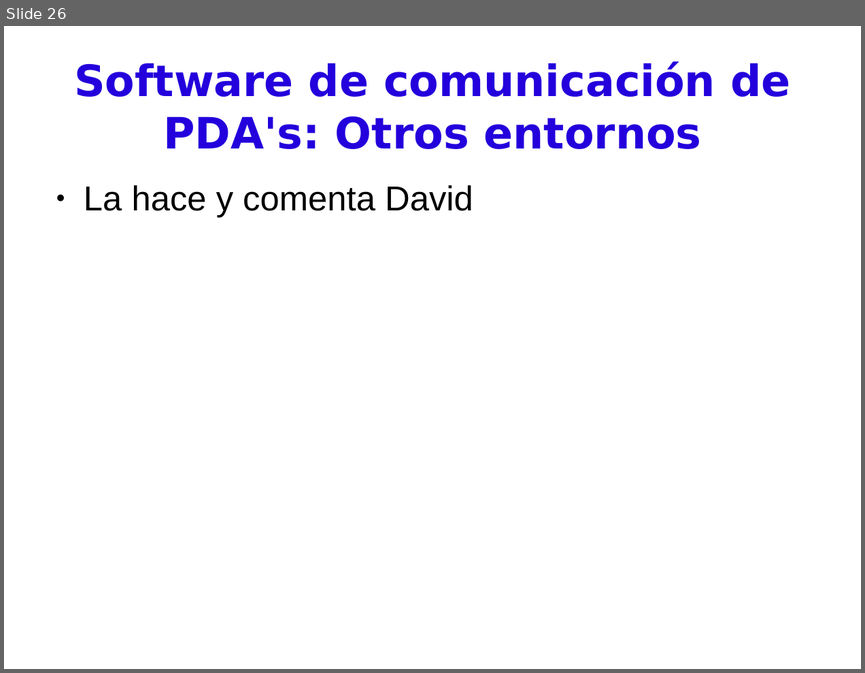
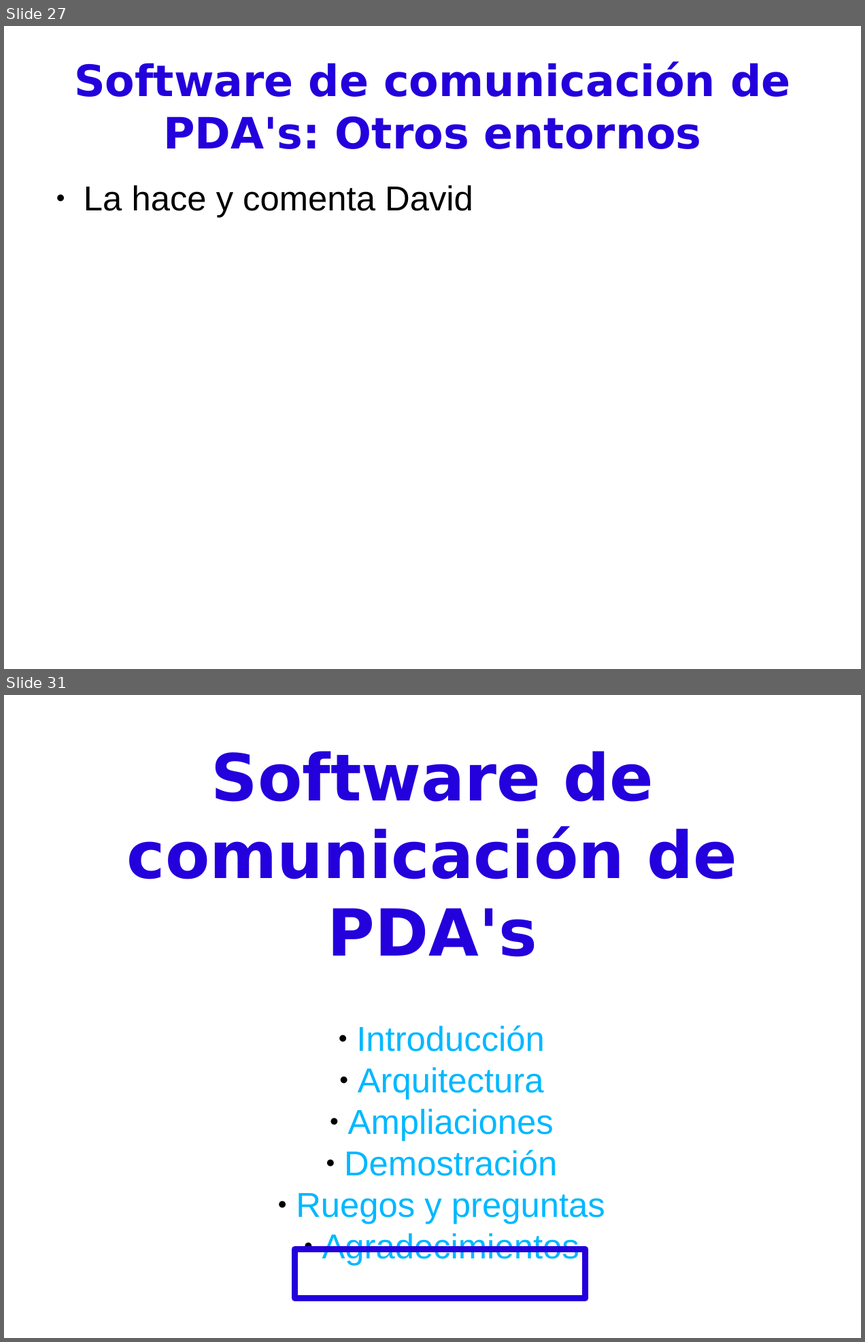
Before and after one commit to BackupTheBerlios/pdassii, a slide deck: Documentos/presentación.odp. Shown one above the other, each under a label of ours: slide 26 before the commit, slides 27 and 31 after it; the slides between them are not shown. The pictures are 865x673 and 865x1342 pixels, drawn with LibreOffice and Linux fonts; fonts in the diff are those of the drawing. Boxes give left, top, right and bottom in pixels: in the first picture for what was removed or moved away, otherwise in the second. Text is boxed around its words. In the diff, an @@ line names an element or a change of style, - is before the commit and + after.

```diff
--- a/Documentos/presentación.odp
+++ b/Documentos/presentación.odp
@@ slide 31 added at box(4, 695, 861, 1338), background #FFFFFF @@
@@ title added at box(127, 751, 738, 957), 60 pt, text #2300DC, bold @@
+Software de comunicación de PDA's
@@ subtitle added at box(296, 1025, 605, 1266), 32 pt, text #00B8FF @@
+  ● Introducción
+  ● Arquitectura
+  ● Ampliaciones
+  ● Demostración
+  ● Ruegos y preguntas
+  ● Agradecimientos
@@ rectangle added at box(295, 1249, 585, 1298), outline #2300DC 5.67 pt @@
@@ what was slide 26 is now slide 27 @@
```
Also in this commit, not shown: 10 slides changed, 2 other slides added.
